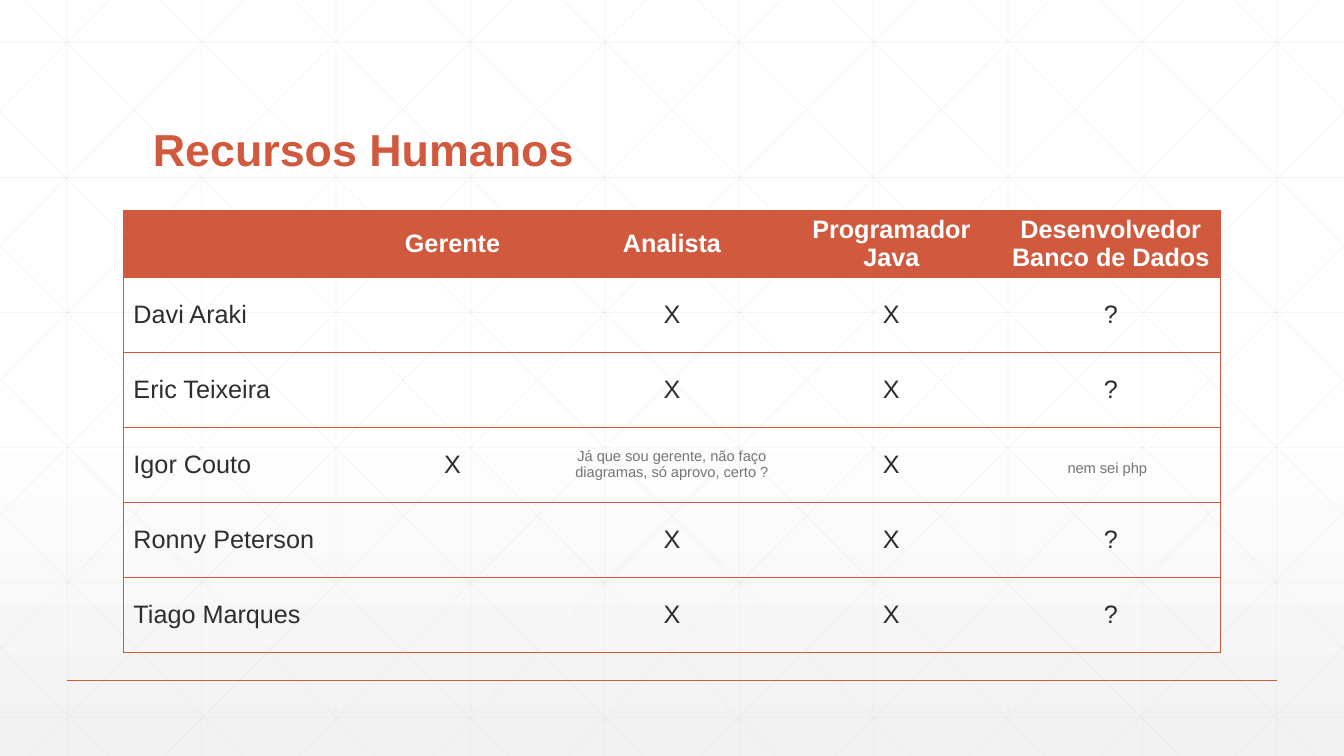
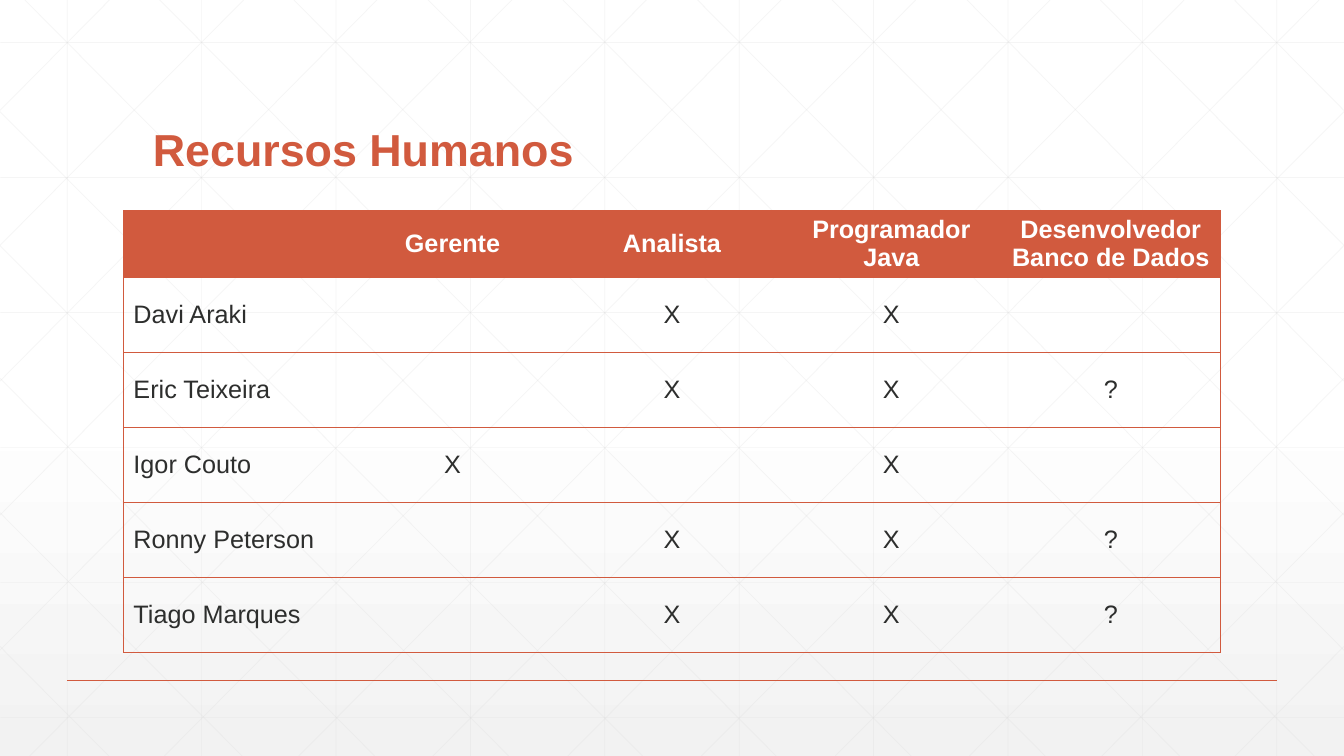
Before and after one commit to DudsNascimento/DuDente, a slide deck: slide 13 of Apresentação.pptx. Drawn at 1344x756 pixels with LibreOffice and Linux fonts; fonts in the diff are those of the drawing. Boxes give left, top, right and bottom in pixels: in the first picture for what was removed or moved away, otherwise in the second. Text is boxed around its words. In the diff, an @@ line names an element or a change of style, - is before the commit and + after.

```diff
--- a/Apresentação.pptx
+++ b/Apresentação.pptx
@@ table at (123,211,1222,656) @@
-row 2, column 5: ?
+row 2, column 5: 
-row 4, column 3: Já que sou gerente, não faço diagramas, só aprovo, certo ?
+row 4, column 3: 
-row 4, column 5: nem sei php
+row 4, column 5: 
```
Also in this commit, not shown: 2 other slides changed.
